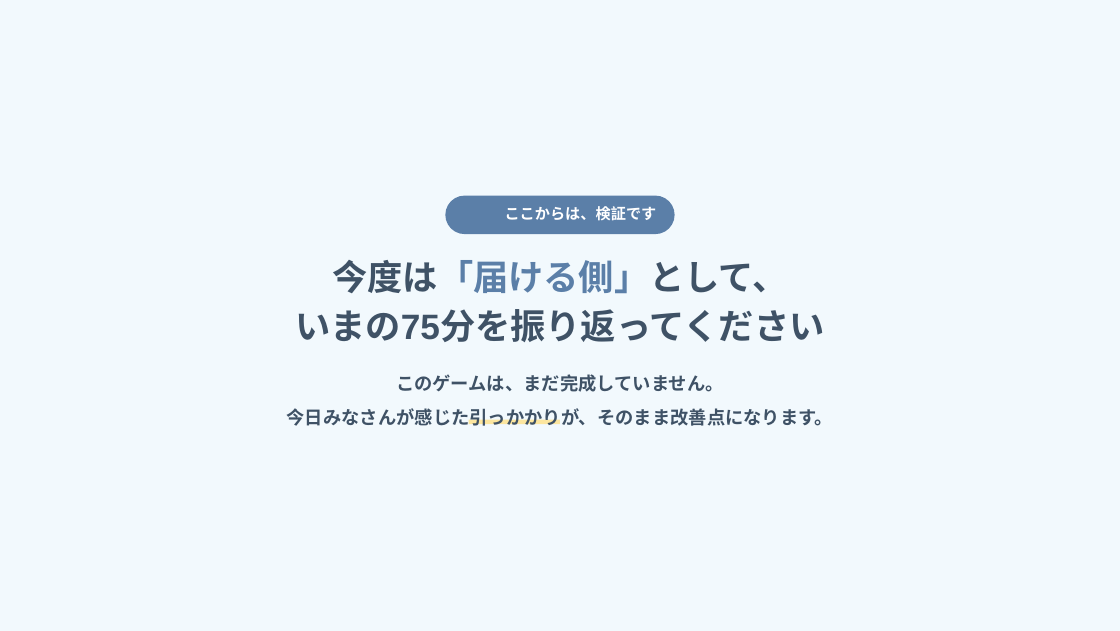
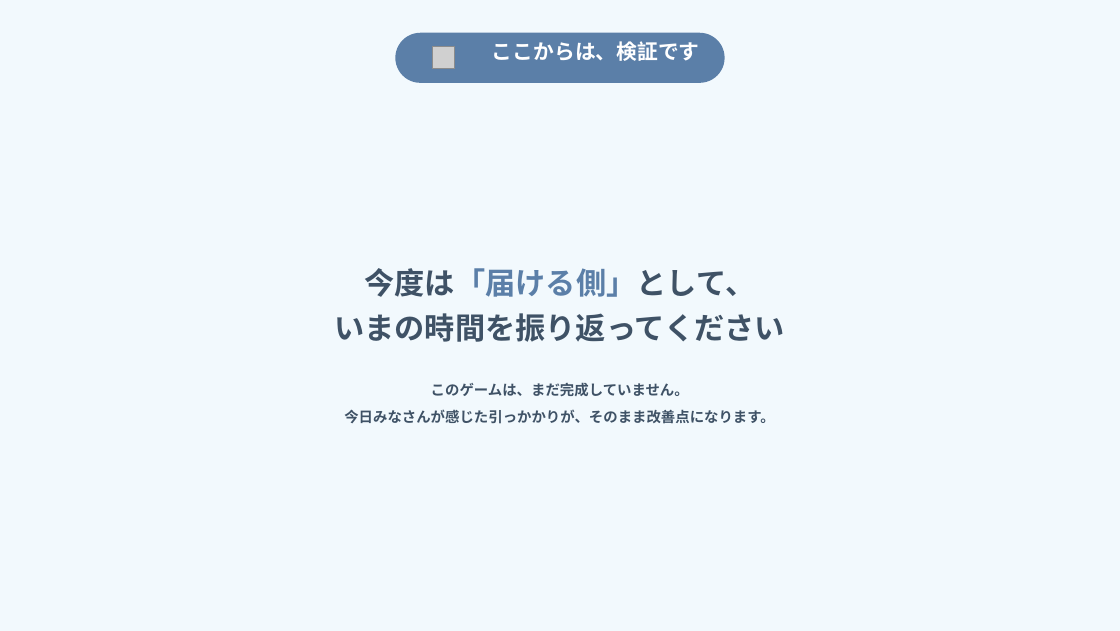
Before and after one commit to arico1101/door-world-short-online, a slide deck: slide 19 of slides.pptx (slide 25 before the commit). Drawn at 1120x631 pixels with LibreOffice and Linux fonts; fonts in the diff are those of the drawing; grey boxes stand for pictures; background and template pictures are left out. Boxes give left, top, right and bottom in pixels: in the first picture for what was removed or moved away, otherwise in the second. Text is boxed around its words. In the diff, an @@ line names an element or a change of style, - is before the commit and + after.

```diff
--- a/slides.pptx
+++ b/slides.pptx
@@ rounded rectangle added at (x1=395, y1=33, x2=724, y2=83), fill #5B7FA8 @@
@@ picture added at (x1=432, y1=47, x2=454, y2=69) @@
@@ text "ここからは、検証です" moved from (x1=505, y1=206, x2=657, y2=221) to (x1=492, y1=41, x2=700, y2=61) @@
@@ text "ここからは、検証です" at (x1=492, y1=41, x2=700, y2=61): size 14.6 to 20 pt; line spacing 26.2pt to 30.1pt @@
@@ rounded rectangle removed at (x1=445, y1=196, x2=674, y2=234) @@
@@ text "今度は「届ける側」として、" moved from (x1=295, y1=260, x2=824, y2=342) to (x1=334, y1=268, x2=785, y2=342) @@
@@ text at (x1=365, y1=268, x2=756, y2=297): size 34 to 29.2 pt in "今度は「届ける側」として、"; line spacing 47.6pt to 43.7pt @@
@@ text at (x1=334, y1=313, x2=785, y2=342): text changed; size 34 to 29.2 pt @@
-いまの75分を振り返ってください
+いまの時間を振り返ってください
@@ text "このゲームは、まだ完成していません。" moved from (x1=287, y1=374, x2=834, y2=426) to (x1=344, y1=383, x2=774, y2=424) @@
@@ text "このゲームは、まだ完成していません。" at (x1=344, y1=383, x2=774, y2=424): size 17.6 to 14 pt; line spacing 32.6pt to 26.5pt @@
@@ rectangle removed at (x1=469, y1=420, x2=560, y2=424) @@
```
Also in this commit, not shown: 12 other slides changed, 9 slides added, 15 slides removed, 11 other files.
